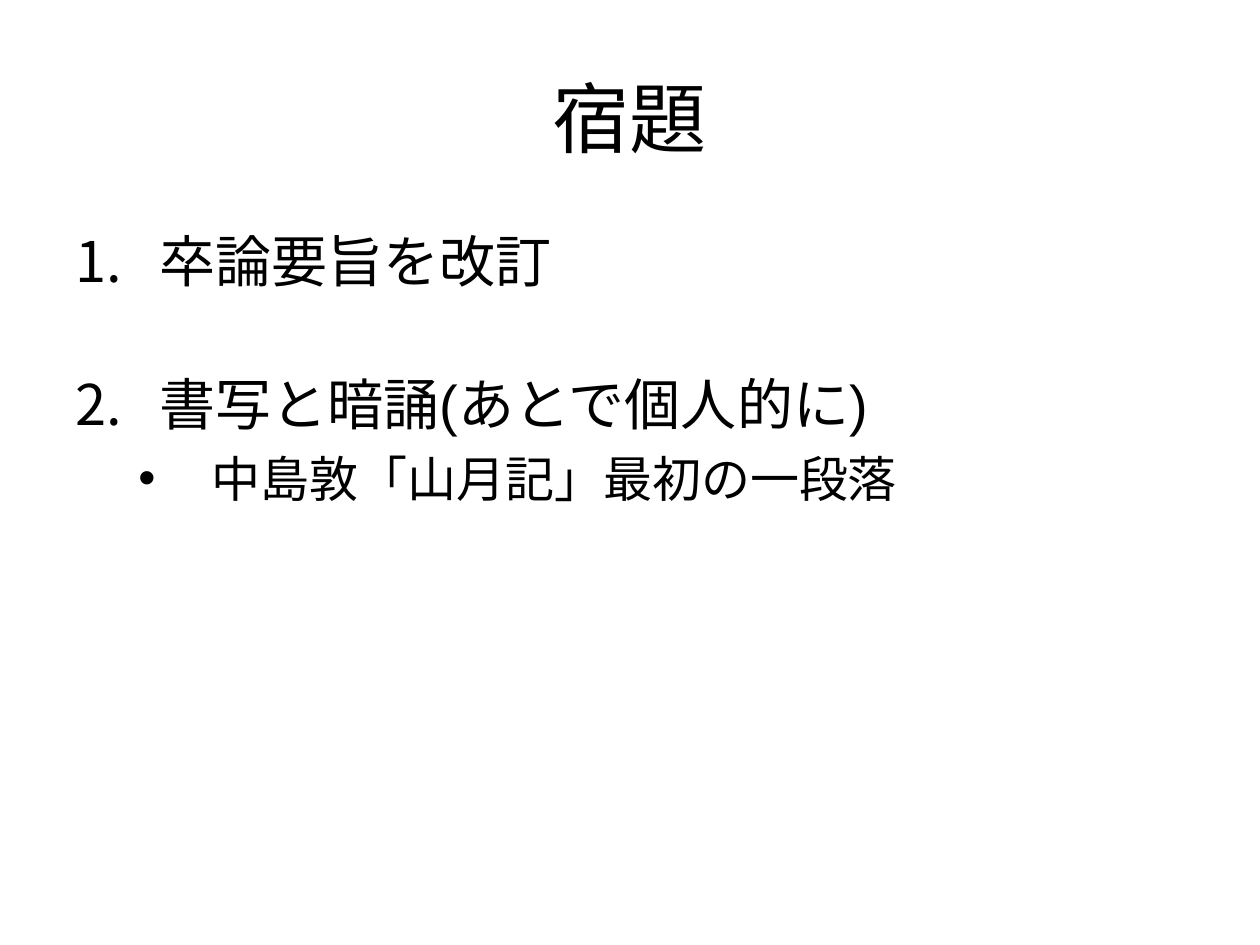
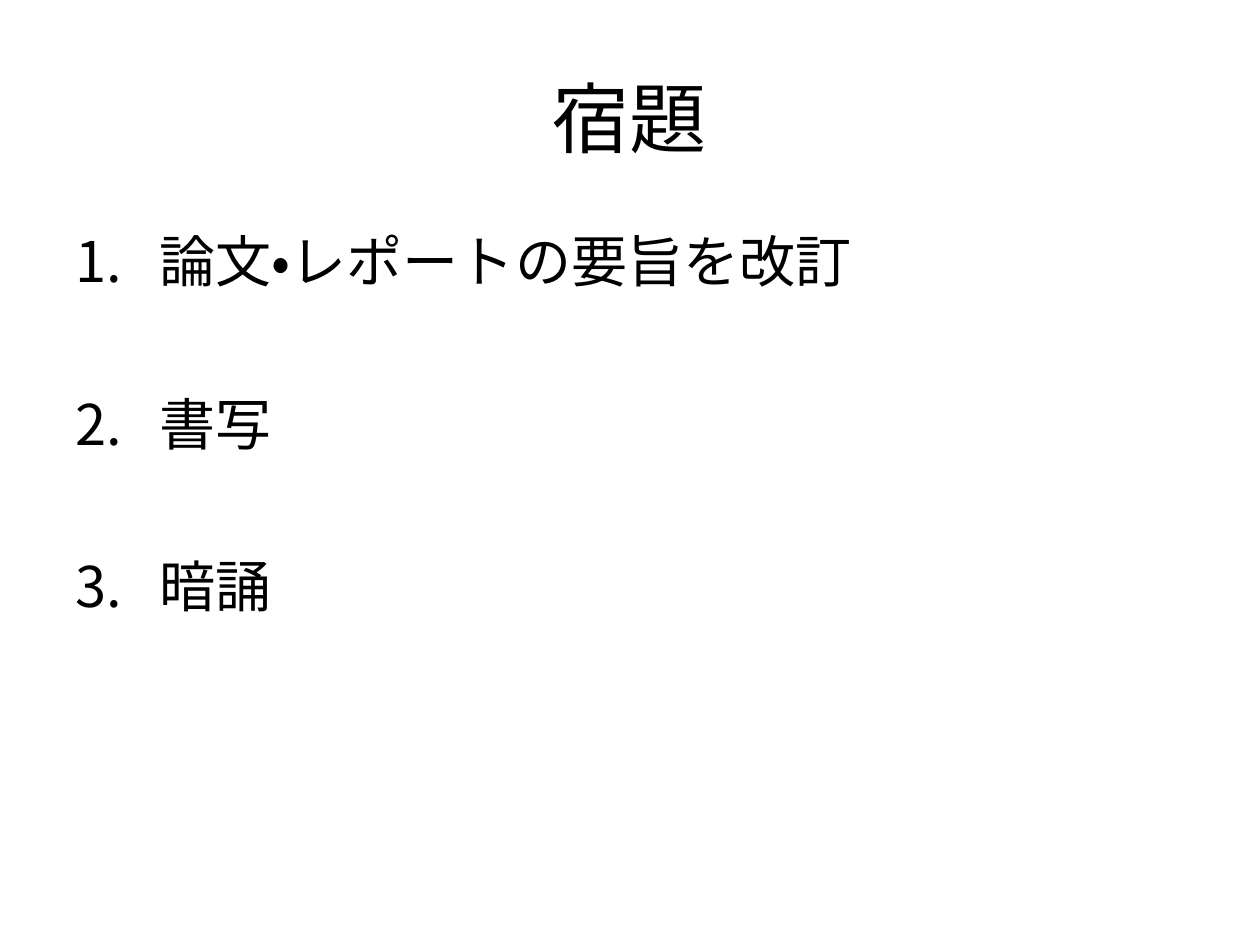
Before and after one commit to yugism/Writing, a slide deck: slide 17 of writing02.ppt. Drawn at 1260x945 pixels with LibreOffice and Linux fonts; fonts in the diff are those of the drawing. Boxes give left, top, right and bottom in pixels: in the first picture for what was removed or moved away, otherwise in the second. Text is boxed around its words. In the diff, an @@ line names an element or a change of style, - is before the commit and + after.

```diff
--- a/writing02.ppt
+++ b/writing02.ppt
@@ text at bbox=[160, 234, 852, 612]: text changed @@
-1. 卒論要旨を改訂
-2. 書写と暗誦(あとで個人的に)
-  • 中島敦「山月記」最初の一段落
+1. 論文・レポートの要旨を改訂
+2. 書写
+3. 暗誦
```
Also in this commit, not shown: 4 other slides changed, 1 slide added, 1 slide removed, 1 other file.
